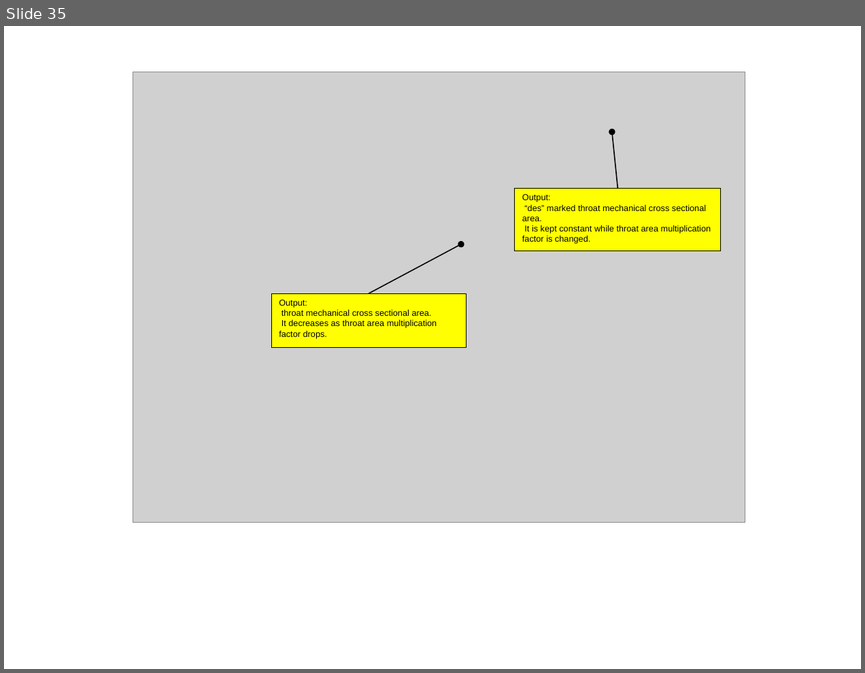
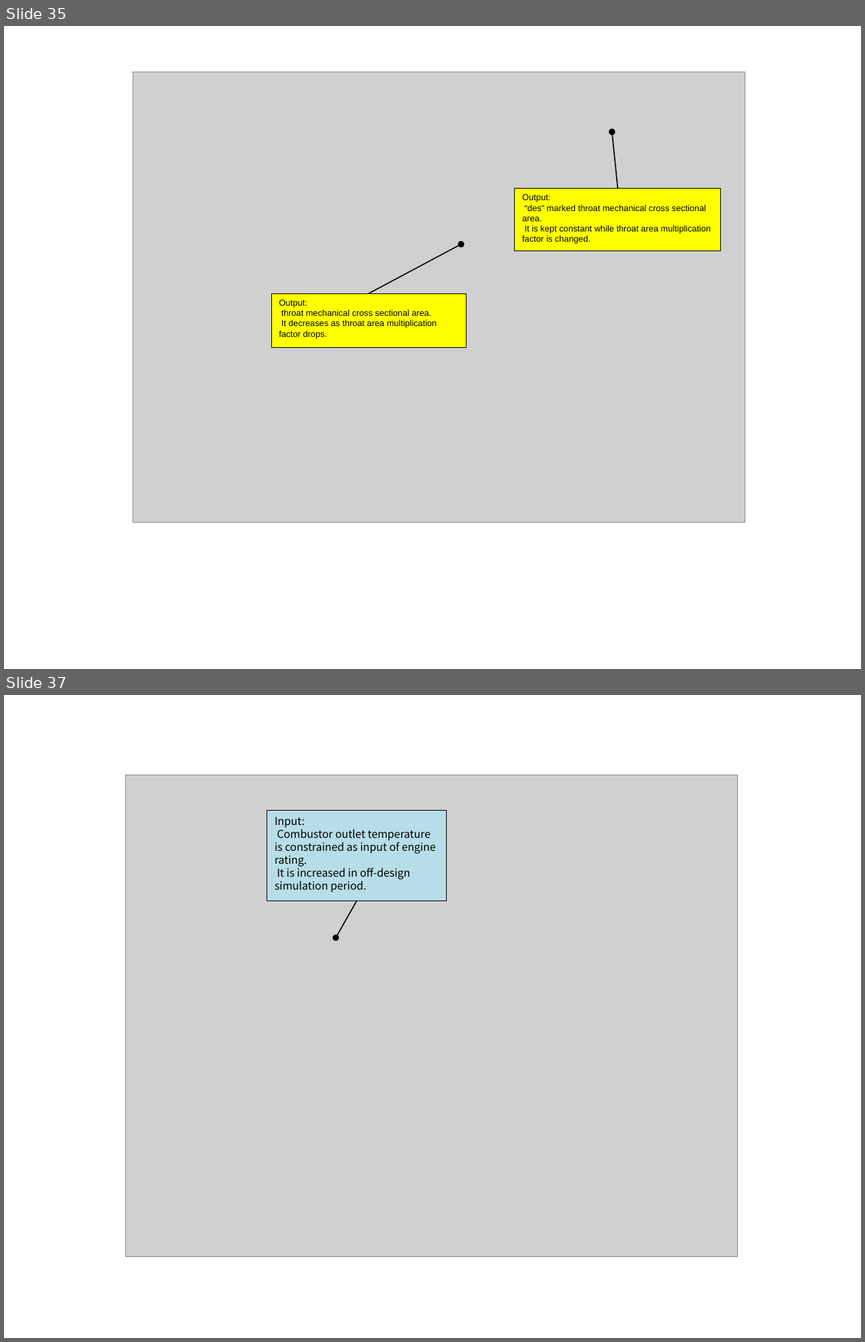
Before and after one commit to zeta-plusplus/PropulsionSystem, a slide deck: figs/makeFig.pptx. Shown one above the other, each under a label of ours: slide 35 before the commit, slides 35 and 37 after it; the slides between them are not shown. The pictures are 865x673 and 865x1342 pixels, drawn with LibreOffice and Linux fonts; fonts in the diff are those of the drawing; grey boxes stand for pictures. Boxes give left, top, right and bottom in pixels: in the first picture for what was removed or moved away, otherwise in the second. Text is boxed around its words. In the diff, an @@ line names an element or a change of style, - is before the commit and + after.

```diff
--- a/figs/makeFig.pptx
+++ b/figs/makeFig.pptx
@@ slide 37 added at <box>4,695,861,1338</box>, background #FFFFFF @@
@@ picture added at <box>125,775,737,1257</box> @@
@@ rectangle added at <box>266,811,447,901</box>, fill #B7DEE8, outline #000000 0.75 pt, 10 pt, text #000000 @@
+Input:
+Combustor outlet temperature is constrained as input of engine rating.
+It is increased in off-design simulation period.
@@ arrow added from (357, 901) to (336, 938), #000000 1 pt @@
```
Also in this commit, not shown: 11 other slides added, 4 other files.
